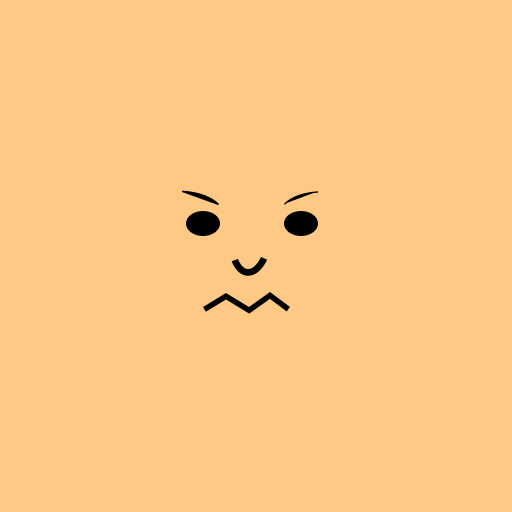
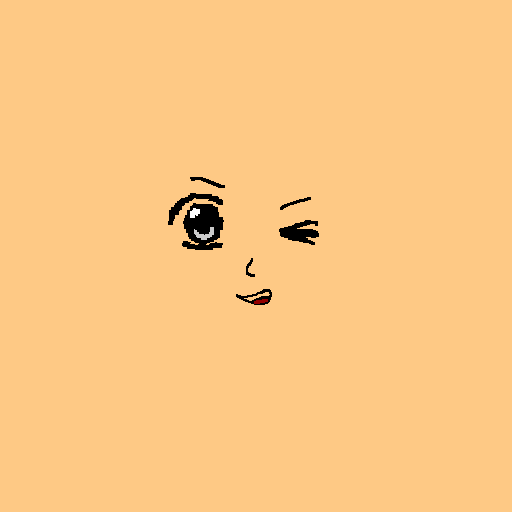
Before/after of a (512, 512) layered artwork. What changed in the layer stack:
hid "Shape 3 copy" over (x1=284, y1=191, x2=318, y2=204)
hid "Shape 3" over (x1=182, y1=192, x2=218, y2=205)
hid "Shape 4" over (x1=203, y1=292, x2=290, y2=307)
added layer "Layer 4 copy" above "Layer 4" over (x1=279, y1=191, x2=319, y2=245)
added layer "Layer 2" above "Layer 2 copy" over (x1=236, y1=258, x2=272, y2=305)
added layer "Layer 2 copy" above "Group 1" over (x1=168, y1=177, x2=225, y2=250)
hid group "Group 1" (4 layers), opacity 100% → 25% over (x1=186, y1=211, x2=318, y2=314)
